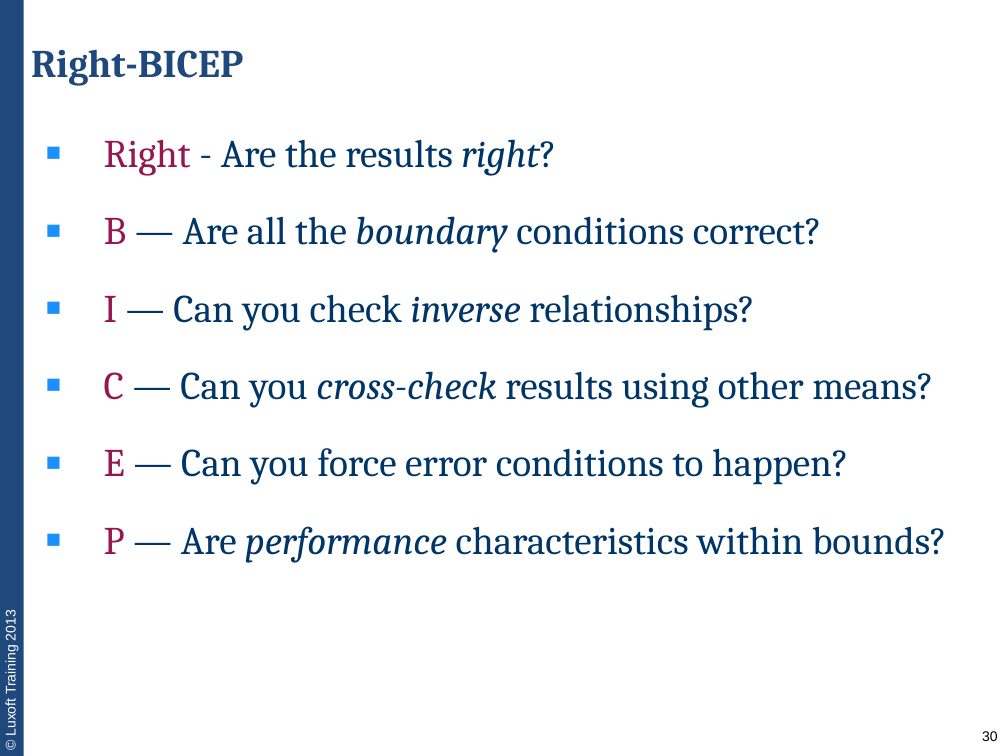
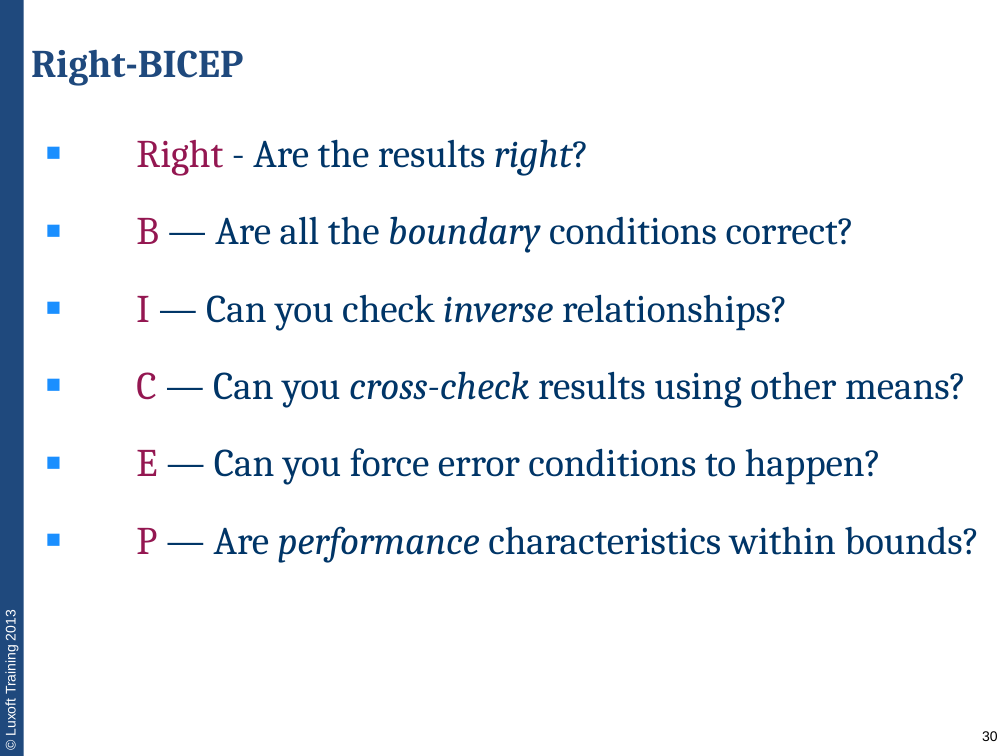
Before and after one commit to team3/lux-trainings-all, a slide deck: slide 30 of JVA-011. unit-testing-with-junit/JVA-011-lecture1-unit-testing-basics.pptx. Drawn at 1008x756 pixels with LibreOffice and Linux fonts; fonts in the diff are those of the drawing. Boxes give left, top, right and bottom in pixels: in the first picture for what was removed or moved away, otherwise in the second. Text is boxed around its words. In the diff, an @@ line names an element or a change of style, - is before the commit and + after.

```diff
--- a/JVA-011. unit-testing-with-junit/JVA-011-lecture1-unit-testing-basics.pptx
+++ b/JVA-011. unit-testing-with-junit/JVA-011-lecture1-unit-testing-basics.pptx
@@ text "Right - Are the results ..." at (136,139,980,563): indent changed @@
```
Also in this commit, not shown: 31 other slides changed, 1 slide removed, 1 other file.
